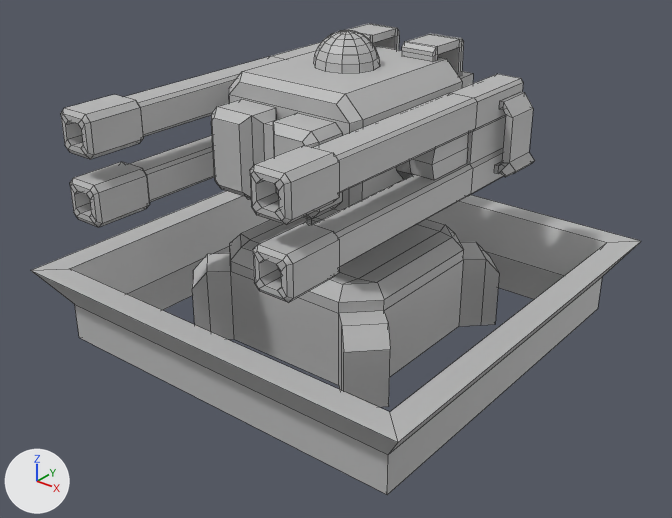
What one commit did to the FBX model Assets/Models/Tower1.fbx.
One viewpoint serves both versions: a camera (50 mm lens) standing at (0.678, -0.868, 0.629) and looking at (0.033, -0.062, 0.13). Arrows for +X, +Y and +Z are at lower left; the lights stay in place. Mesh edges are drawn as thin lines. Where no turn or scale is listed for an object, it has been applied to the vertices.

Names of what the first picture shows: 'FinalCut'.
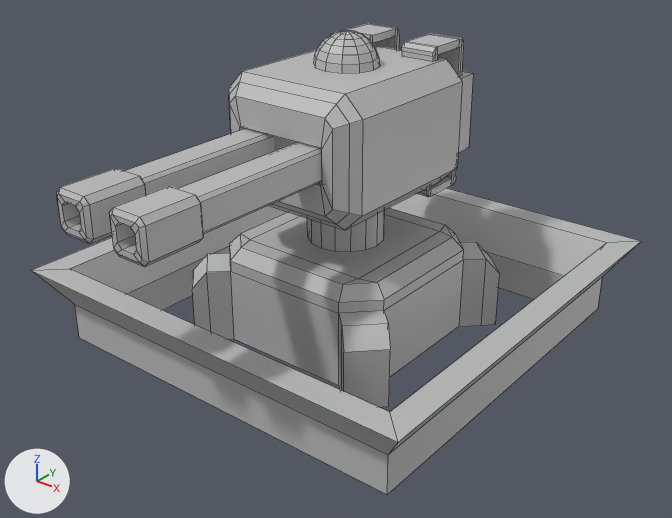
The newer file is also turned or shifted as a whole; pictures and numbers use the older file's frame.

The change, as a diff of the scene's bpy script:
```diff
--- a/Assets/Models/Tower1.fbx.py
+++ b/Assets/Models/Tower1.fbx.py
@@ me_mesh @@
 # used by ob_finalcut; location = (0.0, 0.0, 0.05)
-me_mesh.from_pydata(...)  # 1273 vertices, 1169 faces; spans x -0.284..0.284, y -0.295..0.284, z -0.05..0.343
+me_mesh.from_pydata(...)  # 525 vertices, 453 faces; spans x -0.284..0.284, y -0.38..0.284, z -0.05..0.343
+# me_mesh part 1: a new loose piece of 56 vertices spanning x -0.065..-0.015, y -0.38..-0.103, z 0.198..0.248, in mat_defaultpolygonshader (grey #bcbcbc)
+# me_mesh part 2: a new loose piece of 56 vertices spanning x 0.015..0.065, y -0.38..-0.103, z 0.198..0.248, in mat_defaultpolygonshader (grey #bcbcbc)
+# me_mesh part 3: 10 loose pieces with 840 vertices, spanning x -0.188..0.188, y -0.295..0.147, z 0.158..0.288, are deleted
+# me_mesh part 4
+# 44 vertices are removed from x -0.08..0.08, y -0.16..-0.11, z 0.173..0.273
+# 41 faces are deleted
+# 16 vertices are added at x -0.077..0.077, y -0.123, z 0.166..0.28
+# 8 new vertices lie (0.0, 0.013, 0.0) away from vertices in x -0.062..0.062, y -0.123, z 0.202..0.245
+# 27 new faces join them
 me_mesh.materials.append(mat_defaultpolygonshader)
```

Where the change shows, as pixel boxes (x1, y1, x2, y2) in the pictures (672 x 518 px):
part 1 of me_mesh, added: after (57, 129, 274, 244)
part 2 of me_mesh, added: after (110, 142, 322, 267)
part 3 of me_mesh, deleted: before (61, 42, 535, 302)
part 4 of me_mesh, cut back: before (211, 82, 350, 219); after (229, 82, 350, 224)
